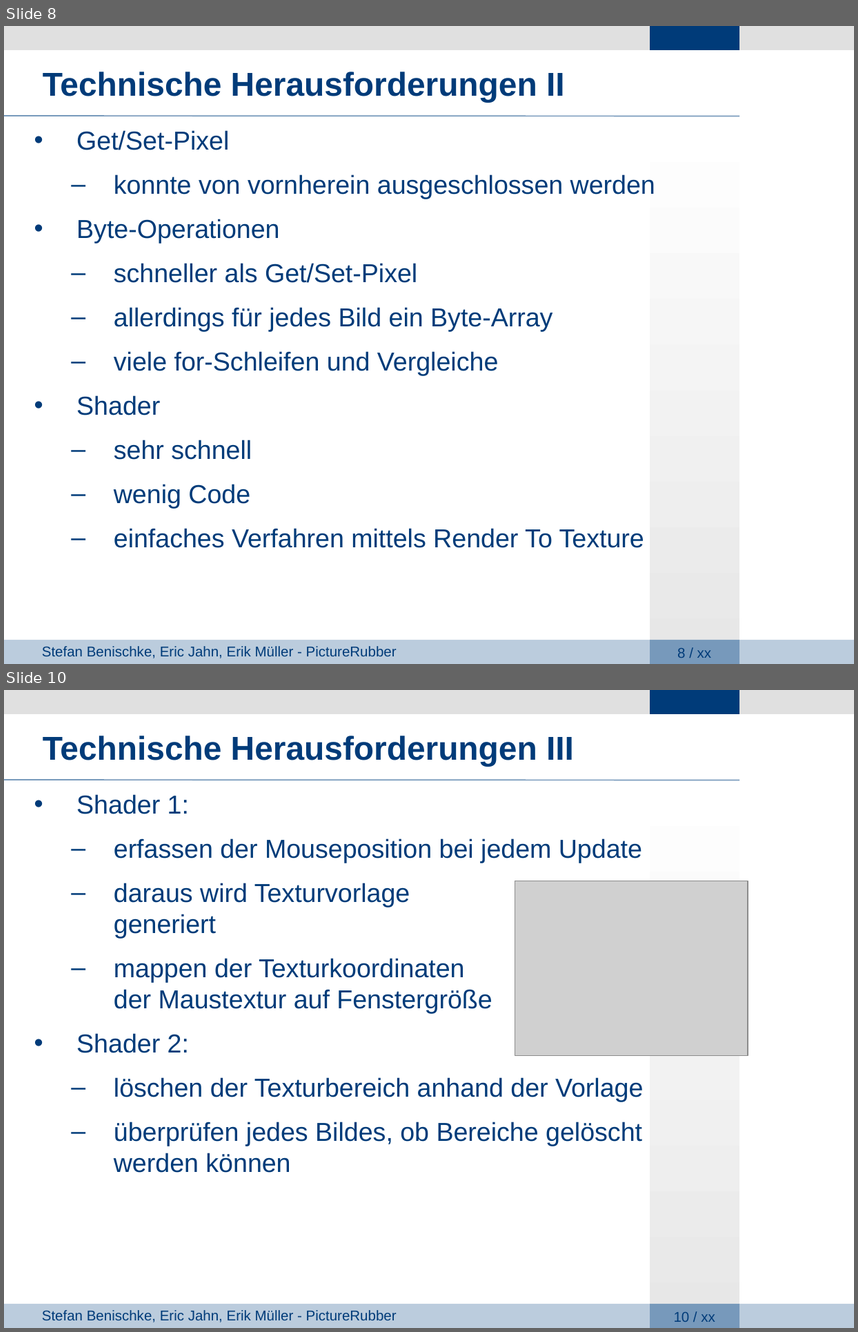
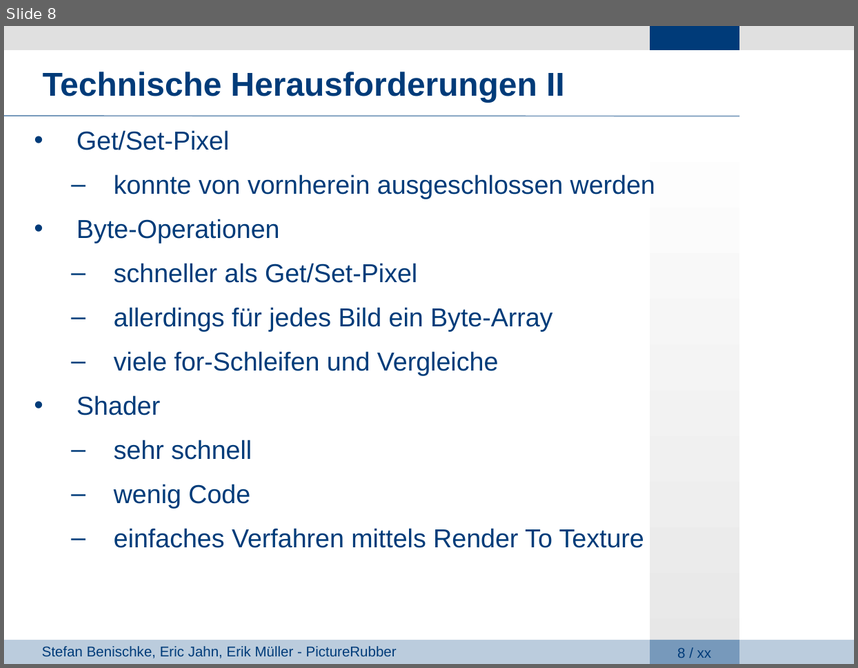
Before and after one commit to giuliarouge/picturerubber, a slide deck: Präsentation.ppt. Shown one above the other, each under a label of ours: slides 8 and 10 before the commit, slide 8 after it; the slides between them are not shown. The pictures are 858x1332 and 858x668 pixels, drawn with LibreOffice and Linux fonts; fonts in the diff are those of the drawing; grey boxes stand for pictures; background and template pictures are left out. Boxes give left, top, right and bottom in pixels: in the first picture for what was removed or moved away, otherwise in the second. Text is boxed around its words. In the diff, an @@ line names an element or a change of style, - is before the commit and + after.

```diff
--- a/Präsentation.ppt
+++ b/Präsentation.ppt
@@ slide 10 removed at (4,690,854,1328), background #FFFFFF; not listed: 8 template elements that a slide beside it also shows @@
@@ text removed at (43,736,574,766) @@
-Technische Herausforderungen III
@@ text removed at (76,794,643,1172) @@
-• Shader 1:
-  – erfassen der Mouseposition bei jedem Update
-  – daraus wird Texturvorlage
-    generiert
-  – mappen der Texturkoordinaten
-    der Maustextur auf Fenstergröße
-• Shader 2:
-  – löschen der Texturbereich anhand der Vorlage
-  – überprüfen jedes Bildes, ob Bereiche gelöscht
-    werden können
@@ picture removed at (515,880,748,1056) @@
```
Also in this commit, not shown: 6 slides changed, 1 slide added, 1 other file.
